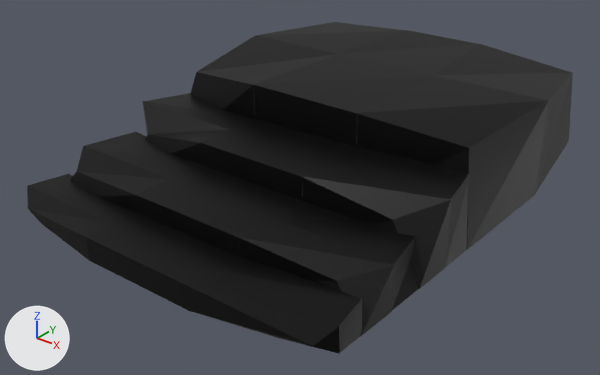
Renders of the glTF model stone_base.glb from each side of a commit.
Camera for both pictures: a camera (50 mm lens) standing at (0.1562, -0.1978, 0.119) and looking at (0.0067, -0.0108, 0.0031). The lights are fixed; the arrows at lower left show +X, +Y and +Z. Where no turn or scale is listed for an object, it has been applied to the vertices. Vertices at the same position are counted once.

Before the edit, the objects in view are built like this:
```python
me_mesh_0 = bpy.data.meshes.new('Mesh_0')
me_mesh_0.from_pydata(...)  # 914 vertices, 2620 faces; spans x -0.048..0.068, y -0.083..0.083, z -0.002..0.035
me_mesh_0.materials.append(mat_lambert2sg_001)
ob_mesh_mesh_head_geo_001_lambert2sg_001 = bpy.data.objects.new('Mesh_Mesh_head_geo.001_lambert2SG.001', me_mesh_0)
ob_mesh_mesh_head_geo_001_lambert2sg_001.location = (0.0, 0.0, 0.0)
```
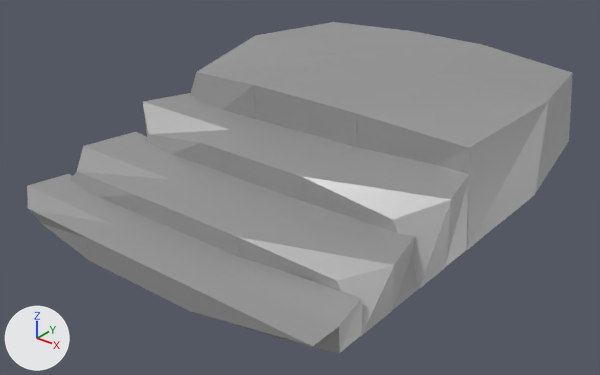
Boxes (x1, y1, x2, y2) around the edits, measured in the pictures (600 x 375 px; the box of a moved part takes in the faces that stretch with it):
part 1 of me_mesh_0, moved or reshaped
    before: (29, 95, 260, 269)
    after: (87, 143, 202, 212)
part 2 of me_mesh_0, moved or reshaped
    before: (255, 76, 548, 147)
    after: (255, 82, 549, 249)
part 3 of me_mesh_0, added
    after: (420, 202, 451, 288)
part 4 of me_mesh_0, recoloured (black to grey)
    both: (27, 22, 573, 354)

The change in detail:
me_mesh_0 is used by ob_mesh_mesh_head_geo_001_lambert2sg_001; location (0.0, 0.0, 0.0).
me_mesh_0 had 914 vertices, 2620 faces and spanned x -0.048..0.068, y -0.083..0.083, z -0.002..0.035.
me_mesh_0 now has 916 vertices, 2625 faces and spans x -0.048..0.068, y -0.083..0.083, z -0.002..0.035.
me_mesh_0 part 1: 9 vertices moved within x -0.009, y -0.073..-0.026, z 0.003..0.016; 2 vertices removed from x -0.033..-0.009, y -0.038..-0.021, z 0.023..0.024; 1 vertex added at x -0.009, y -0.025, z 0.024.
me_mesh_0 part 2: 4 vertices moved within x 0.029..0.03, y -0.013..0.03, z 0.003..0.034; 1 vertex removed from x 0.03, y -0.013, z 0.034; 3 vertices added at x 0.033..0.068, y -0.037..0.03, z 0.003..0.035.
me_mesh_0 part 3: 1 vertex added at x 0.068, y -0.033, z 0.003.
me_mesh_0 part 4: 1202 kept faces spanning x -0.048..0.068, y -0.083..0.083, z -0.002..0.035 get new vertex colours.
